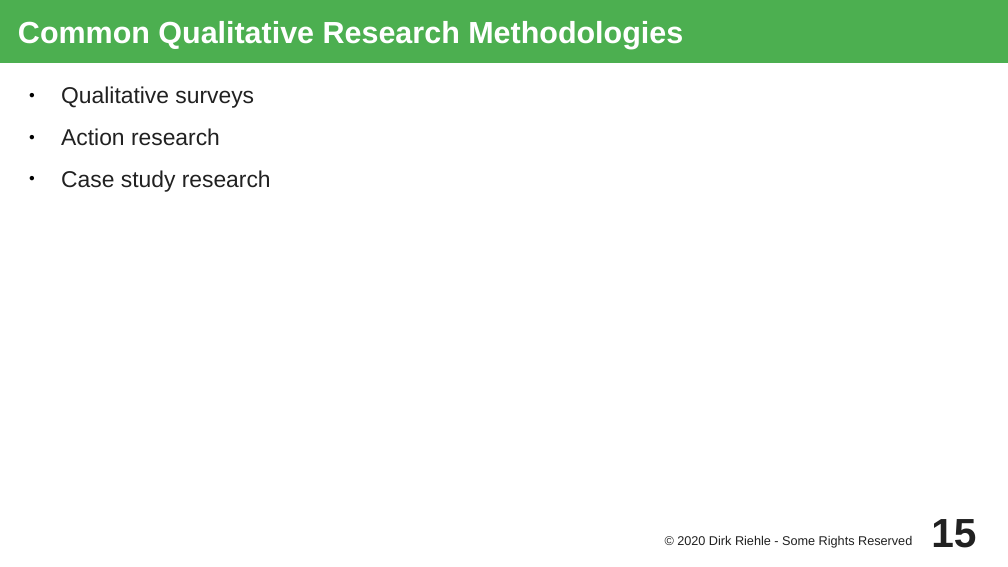
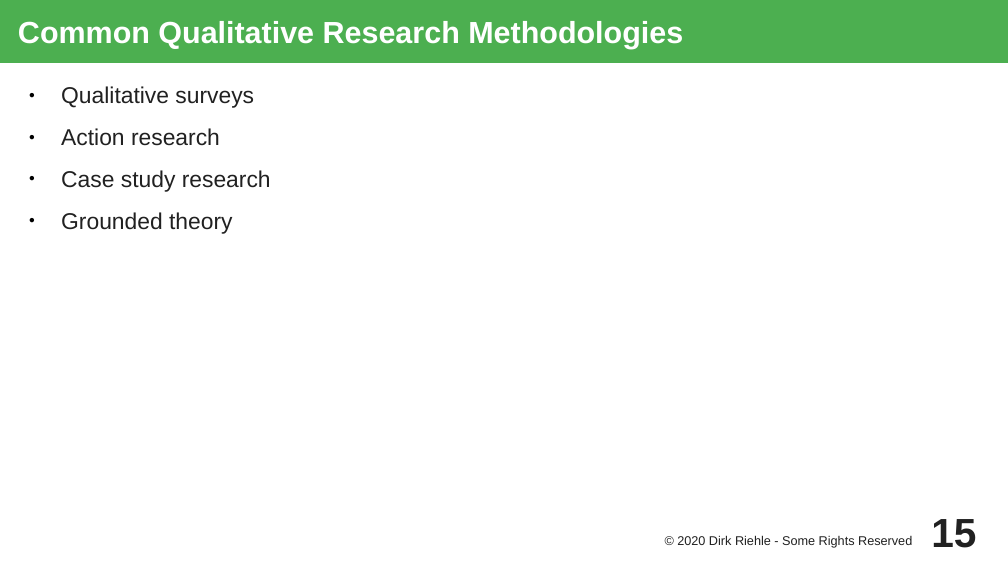
Before and after one commit to dirkriehle/nyt-course, a slide deck: slide 15 of Lecture slides/NYT D01 - Theory Building.odp. Drawn at 1008x567 pixels with LibreOffice and Linux fonts; fonts in the diff are those of the drawing. Boxes give left, top, right and bottom in pixels: in the first picture for what was removed or moved away, otherwise in the second. Text is boxed around its words. In the diff, an @@ line names an element or a change of style, - is before the commit and + after.

```diff
--- a/Lecture slides/NYT D01 - Theory Building.odp
+++ b/Lecture slides/NYT D01 - Theory Building.odp
@@ text at [61,212,233,234]: paragraph added @@
+● Grounded theory
```
Also in this commit, not shown: 8 other slides changed, 1 other file.
